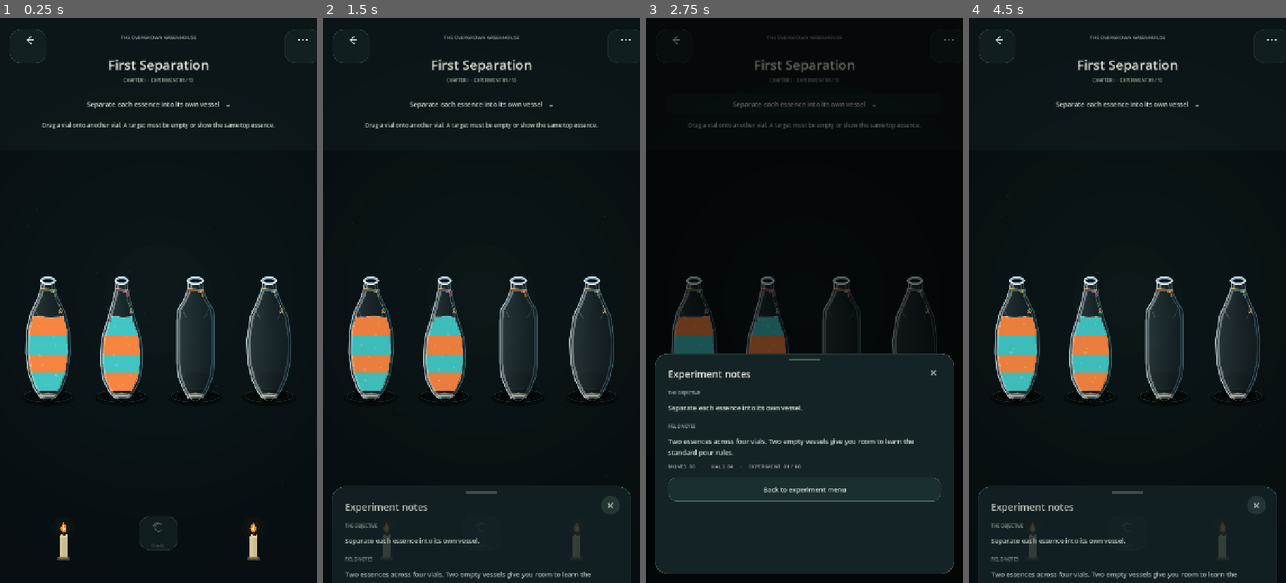
Above: before the commit, frames 1-4 (left to right).
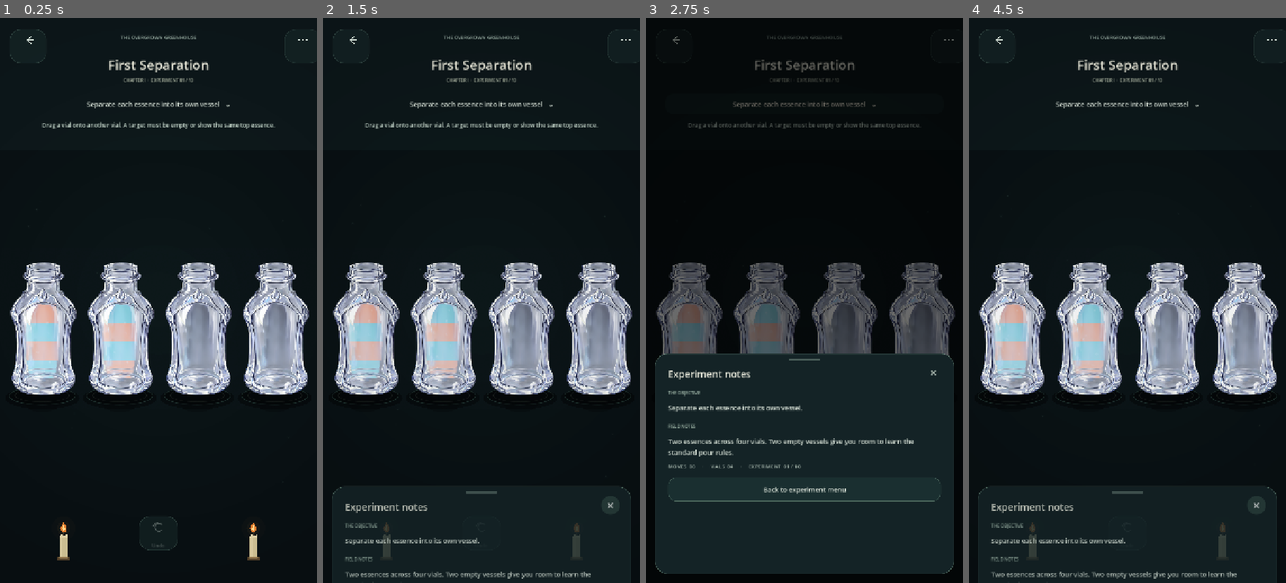
Above: after the commit, the same moments.

Repository: Kryodo/spell-sort-game
Game: Godot game, scene res://scenes/dark_sorting_slots_prototype.tscn
Two runs of this game, one before a commit and one after it. Both use one fixed random seed, a clock stepped at 60 frames per second and the inputs below. This scene is started directly instead of the project's main scene.
Inputs:
- Up to frame 1 (0.25 s): no input
- Up to frame 2 (1.5 s): click "Separate each essence into it…" at 0.5 s; click "×" at 1.25 s
- Up to frame 3 (2.75 s): click "Separate each essence into it…" at 2 s
- Up to frame 4 (4.5 s): click "×" at 2.75 s; click "Separate each essence into it…" at 3.5 s; click "×" at 4.25 s

The runs differ from the first frame. In frame 1, 16% of the frame differs, in the area x 2-98%, y 43-69%; in frame 2, 16%; in frame 3, 9.6%; in frame 4, 16%.

Commit message:
Use Qwen relic vial in dark sorting test

Diff:
--- a/scripts/dark_sorting_slots_prototype.gd
+++ b/scripts/dark_sorting_slots_prototype.gd
@@ -1,6 +1,7 @@
 extends "res://scripts/sorting_direction_prototype.gd"
 
-const FantasyBottleScript = preload("res://scripts/fantasy_alchemy_bottle.gd")
+const AssetFantasyBottleScript = preload("res://scripts/asset_fantasy_alchemy_bottle.gd")
+const TEST_VIAL_SOURCE_SIZE := Vector2(160.0, 365.0)
 
 
 class SlotMarkerSurface extends Control:
@@ -527,7 +528,7 @@
 	match _selected_layout:
 		"arc":
 			if count <= 6:
-				var scale_value: float = 1.0 if count == 4 else 0.84
+				var scale_value: float = 1.0 if count == 4 else (0.75 if count == 5 else 0.66)
 				_place_vial_row(0, count, scale_value, 856.0, markers, 0.0, 48.0)
 			else:
 				_place_vial_row(0, 4, 0.80, 600.0, markers, 0.0, 22.0)
@@ -536,7 +537,7 @@
 			_place_two_rows(count, markers, false)
 		_:
 			if count <= 6:
-				var scale_value: float = 1.0 if count == 4 else 0.84
+				var scale_value: float = 1.0 if count == 4 else (0.75 if count == 5 else 0.66)
 				_place_vial_row(0, count, scale_value, 856.0, markers)
 			else:
 				_place_vial_row(0, 4, 0.80, 600.0, markers)
@@ -572,7 +573,7 @@
 	horizontal_shift: float = 0.0,
 	arc_strength: float = 0.0
 ) -> void:
-	var size_value: Vector2 = BOTTLE_SOURCE_SIZE * scale_value
+	var size_value: Vector2 = TEST_VIAL_SOURCE_SIZE * scale_value
 	var gap: float = (720.0 - float(row_count) * size_value.x) / float(row_count + 1)
 
 	for column in range(row_count):
@@ -588,7 +589,7 @@
 
 
 func _add_minimal_vial(index: int, position_value: Vector2, size_value: Vector2, markers: Array) -> void:
-	var vial: Control = FantasyBottleScript.new()
+	var vial: Control = AssetFantasyBottleScript.new()
 	vial.name = "SortingVial%02d" % (index + 1)
 	vial.position = position_value
 	vial.size = size_value
@@ -613,7 +614,7 @@
 	markers.append({
 		"centre": foot,
 		"radius": Vector2(size_value.x * 0.47, size_value.x * 0.125),
-		"scale": size_value.x / BOTTLE_SOURCE_SIZE.x
+		"scale": size_value.x / TEST_VIAL_SOURCE_SIZE.x
 	})
 
 	if index == int(level_data.get("locked_vial", -1)):
